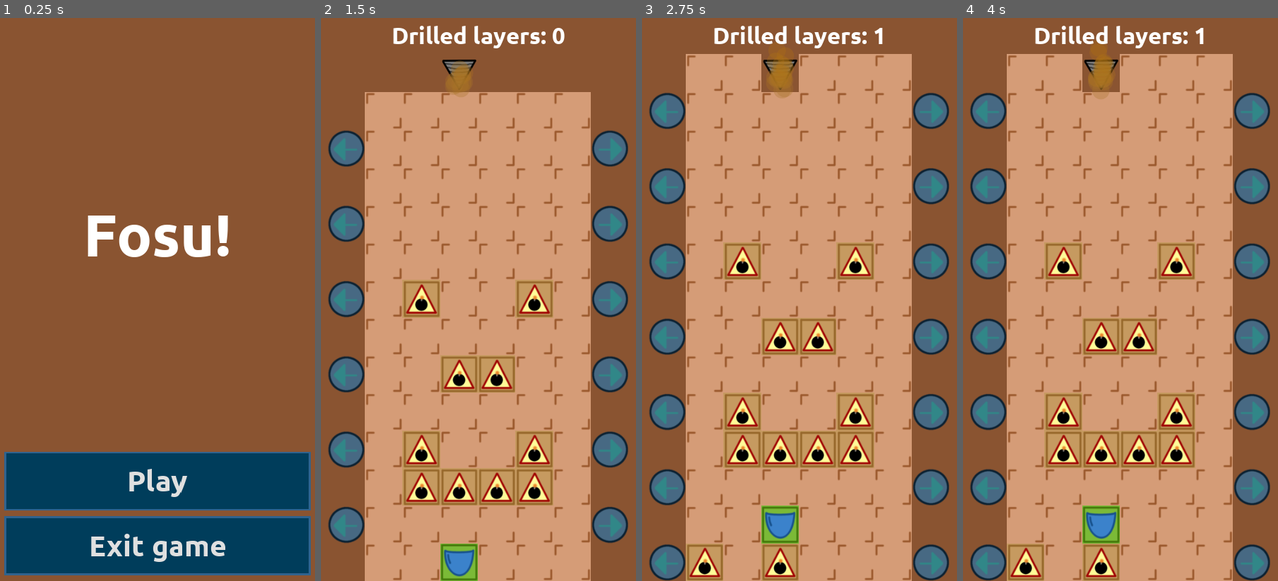
Above: before the commit, frames 1-4 (left to right).
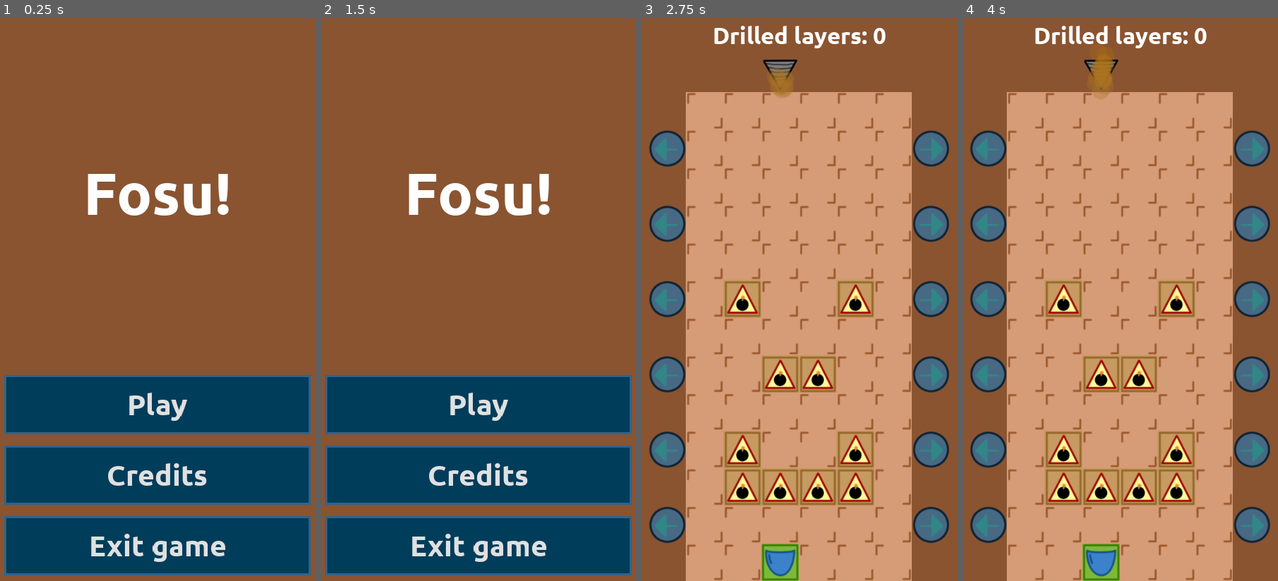
Above: after the commit, the same moments.

Repository: moisesjbc/fosu
Game: Godot game, scene res://gui/main_menu/main_menu.tscn
The game is run twice, just before and just after one commit, with the same random seed, the same clock (stepped at 60 frames per second) and the same inputs.
Inputs (mouse positions are in pixels of both pictures, inside the frame that each line leads up to):
- Up to frame 1 (0.25 s): no input
- Up to frame 2 (1.5 s): click (478, 474) at 0.5 s, where only the run after the commit has a clickable "Credits"; click (478, 547) at 1.25 s, where only the run after the commit has a clickable "Main menu"
- Up to frame 3 (2.75 s): click (799, 406) at 2 s, where only the run after the commit has a clickable "Play"
- Up to frame 4 (4 s): move the mouse to (1189, 271) at 2.77 s; click (1189, 271) at 2.92 s; move the mouse to (1057, 327) at 3.52 s; click (1057, 327) at 3.67 s

The runs differ from the first frame. In frame 1, 17% of the frame differs, in the area x 1-99%, y 27-95%; in frame 2, 75%, in the area x 1-99%, y 1-100%; in frame 3, 30%; in frame 4, 30%.

Commit message:
Add credits menu

Diff:
--- /dev/null
+++ b/src/gui/credits_menu/credits_menu.gd
@@ -0,0 +1,11 @@
+extends Control
+
+
+func _on_main_menu_button_pressed():
+	get_tree().change_scene("res://gui/main_menu/main_menu.tscn")
+
+
+func _on_credits_meta_clicked(meta):
+	var error_code = OS.shell_open(meta)
+	if error_code != 0:
+		print('ERROR opening ' + meta + ' - error code: ' + str(error_code))
--- /dev/null
+++ b/src/gui/credits_menu/credits_menu.tscn
@@ -0,0 +1,80 @@
+[gd_scene load_steps=6 format=2]
+
+[ext_resource path="res://fonts/Ubuntu-B.ttf" type="DynamicFontData" id=1]
+[ext_resource path="res://gui/button/button.tscn" type="PackedScene" id=2]
+[ext_resource path="res://gui/credits_menu/credits_menu.gd" type="Script" id=3]
+[ext_resource path="res://gui/panel/panel.tscn" type="PackedScene" id=4]
+
+[sub_resource type="DynamicFont" id=2]
+size = 30
+font_data = ExtResource( 1 )
+
+[node name="credits_menu" type="Control"]
+anchor_right = 1.0
+anchor_bottom = 1.0
+script = ExtResource( 3 )
+
+[node name="margin_container" type="MarginContainer" parent="."]
+anchor_right = 1.0
+anchor_bottom = 1.0
+custom_constants/margin_right = 10
+custom_constants/margin_top = 10
+custom_constants/margin_left = 10
+custom_constants/margin_bottom = 10
+
+[node name="vbox_container" type="VBoxContainer" parent="margin_container"]
+margin_left = 10.0
+margin_top = 10.0
+margin_right = 530.0
+margin_bottom = 950.0
+custom_constants/separation = 20
+
+[node name="panel" parent="margin_container/vbox_container" instance=ExtResource( 4 )]
+margin_top = 0.0
+margin_bottom = 820.0
+
+[node name="credits" type="RichTextLabel" parent="margin_container/vbox_container/panel"]
+anchor_right = 1.0
+anchor_bottom = 1.0
+size_flags_horizontal = 3
+size_flags_vertical = 3
+custom_fonts/normal_font = SubResource( 2 )
+bbcode_enabled = true
+bbcode_text = "[center]
+[color=white]CREDITS[/color]
+
+[color=#FFB563]Game developed by[/color]
+[color=white][url=https://moisesjose.com]Moisés J. Bonilla Caraballo (moisesjbc)[/url][/color]
+
+[color=#FFB563]Third-party tools and fonts[/color]
+[color=white][url=https://godotengine.org/]Godot engine[/url]
+[url=https://www.gimp.org/]Gimp[/url]
+[url=http://www.drpetter.se/project_sfxr.html]sfxr[/url]
+[url=https://design.ubuntu.com/font/]Ubuntu font[/url]
+[url=https://coolors.co]coolors[/url][/color]
+
+[color=#FFB563]Game done for [url=https://ldjam.com/events/ludum-dare/57]Ludum Dare #57[/url]
+(Theme: \"Depths\")
+[/color][/center]"
+text = "
+CREDITS
+
+Game developed by
+Moisés J. Bonilla Caraballo (moisesjbc)
+
+Third-party tools and fonts
+Godot engine
+Gimp
+sfxr
+Ubuntu font
+coolors
+
+Game done for Ludum Dare #57
+(Theme: \"Depths\")
+"
+
+[node name="main_menu_button" parent="margin_container/vbox_container" instance=ExtResource( 2 )]
+text = "Main menu"
+
+[connection signal="meta_clicked" from="margin_container/vbox_container/panel/credits" to="." method="_on_credits_meta_clicked"]
+[connection signal="pressed" from="margin_container/vbox_container/main_menu_button" to="." method="_on_main_menu_button_pressed"]
--- a/src/gui/main_menu/main_menu.gd
+++ b/src/gui/main_menu/main_menu.gd
@@ -9,5 +9,9 @@
 	get_tree().change_scene("res://gameplay/main/main.tscn")
 
 
+func _on_credits_button_pressed():
+	get_tree().change_scene("res://gui/credits_menu/credits_menu.tscn")
+
+
 func _on_exit_button_pressed():
 	get_tree().quit()
--- a/src/gui/main_menu/main_menu.tscn
+++ b/src/gui/main_menu/main_menu.tscn
@@ -26,11 +26,11 @@
 margin_top = 10.0
 margin_right = 530.0
 margin_bottom = 950.0
-custom_constants/separation = 10
+custom_constants/separation = 20
 
 [node name="title" type="Label" parent="margin_container/vbox_container"]
 margin_right = 520.0
-margin_bottom = 720.0
+margin_bottom = 580.0
 size_flags_horizontal = 3
 size_flags_vertical = 3
 custom_fonts/font = SubResource( 1 )
@@ -39,12 +39,18 @@
 valign = 1
 
 [node name="play_button" parent="margin_container/vbox_container" instance=ExtResource( 3 )]
-margin_top = 730.0
-margin_bottom = 830.0
+margin_top = 600.0
+margin_bottom = 700.0
 text = "Play"
+
+[node name="credits_button" parent="margin_container/vbox_container" instance=ExtResource( 3 )]
+margin_top = 720.0
+margin_bottom = 820.0
+text = "Credits"
 
 [node name="exit_button" parent="margin_container/vbox_container" instance=ExtResource( 3 )]
 text = "Exit game"
 
 [connection signal="pressed" from="margin_container/vbox_container/play_button" to="." method="_on_play_button_pressed"]
+[connection signal="pressed" from="margin_container/vbox_container/credits_button" to="." method="_on_credits_button_pressed"]
 [connection signal="pressed" from="margin_container/vbox_container/exit_button" to="." method="_on_exit_button_pressed"]
--- /dev/null
+++ b/src/gui/panel/panel.tscn
@@ -0,0 +1,17 @@
+[gd_scene load_steps=2 format=2]
+
+[sub_resource type="StyleBoxFlat" id=2]
+bg_color = Color( 0.054902, 0.313726, 0.443137, 1 )
+border_width_left = 3
+border_width_top = 3
+border_width_right = 3
+border_width_bottom = 3
+border_color = Color( 0.054902, 0.313726, 0.443137, 1 )
+
+[node name="panel" type="Panel"]
+margin_top = 54.0
+margin_right = 520.0
+margin_bottom = 427.0
+size_flags_horizontal = 3
+size_flags_vertical = 3
+custom_styles/panel = SubResource( 2 )
